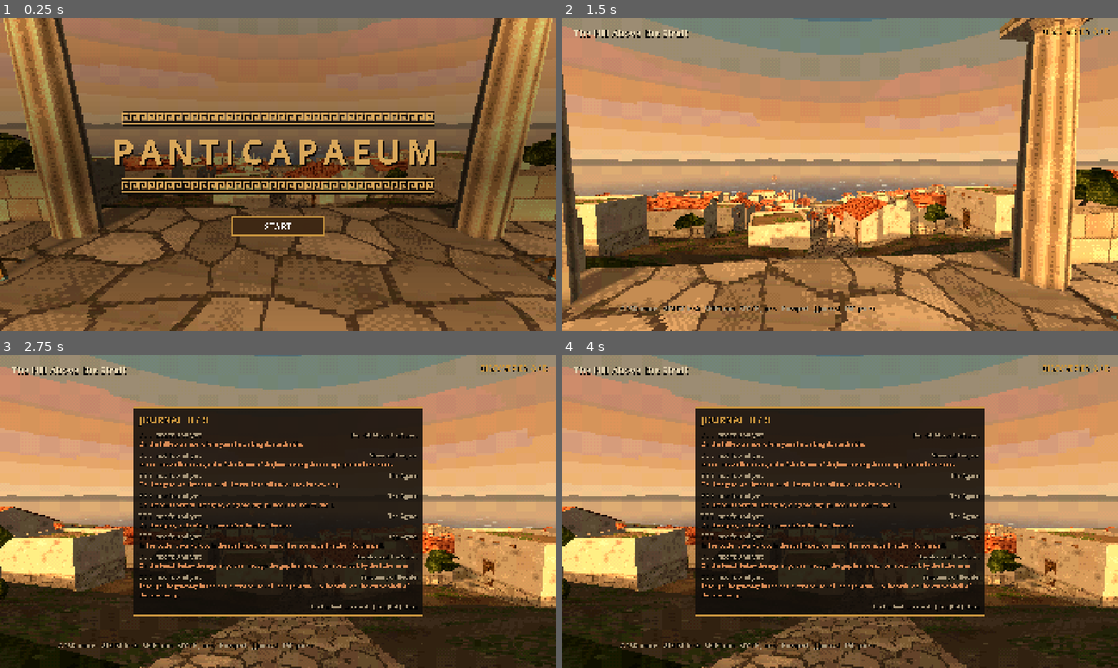
Above: before the commit, frames 1-4 (two rows, left to right).
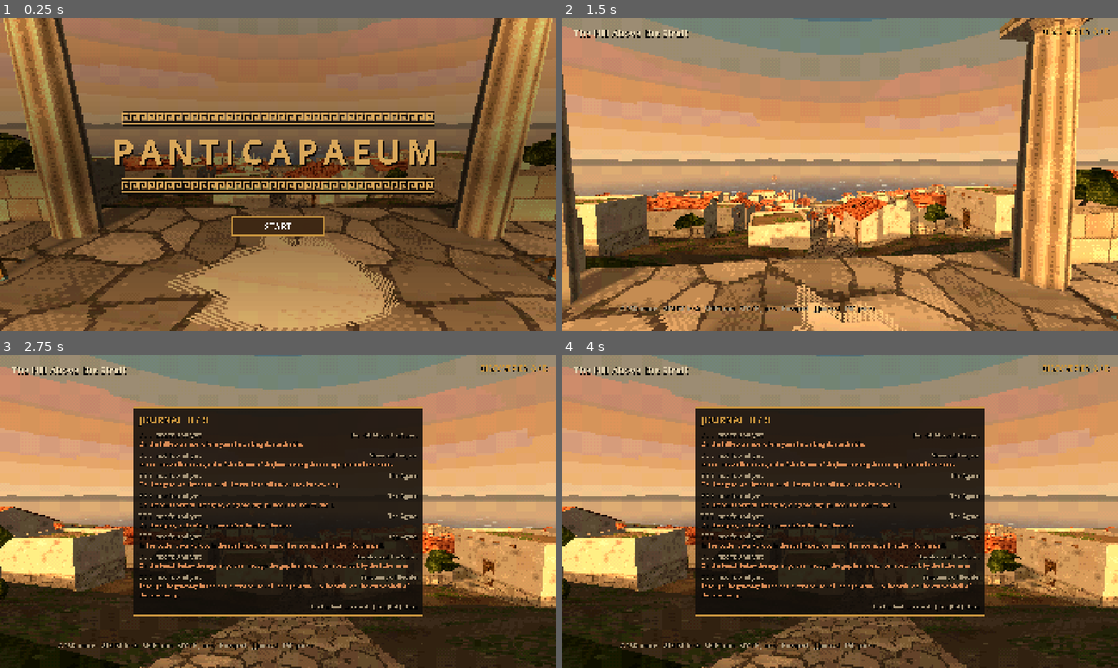
Above: after the commit, the same moments.

Repository: stadytady/metridat-game
Game: Godot game, scene res://scenes/main.tscn
Same seed, same stepped clock (60 frames per second), same inputs: the game is played once before the commit and once after it.
Inputs (mouse positions are in pixels of both pictures, inside the frame that each line leads up to):
- Up to frame 1 (0.25 s): no input
- Up to frame 2 (1.5 s): click "START" at 0.5 s; tap Enter (ui_accept) at 1.25 s; move the mouse to (867, 174) at 1.27 s; hold W (move_forward) from 1.28 s (still down); hold E (interact) from 1.28 s (still down); click (867, 174) at 1.42 s
- Up to frame 3 (2.75 s): keep holding W (move_forward); tap Space (jump) at 1.52, 1.82, 2.27, 2.57 s; move the mouse to (250, 511) at 2.02 s; release E (interact) at 2.03 s; tap J (journal) at 2.1 s
- Up to frame 4 (4 s): move the mouse to (895, 442) at 2.77 s; release W (move_forward) at 2.78 s; hold D (move_right) 2.78-3.5 s; hold Shift (sprint) 2.78-3.5 s; tap Enter (ui_accept) at 3.5 s; drag from (812, 574) to (673, 464) at 3.52 s

The runs differ from the first frame. In frame 1, 7.6% of the frame differs, in the area x 30-72%, y 47-100%; in frame 2, 1.8%; in frame 3, less than 0.1%; in frame 4, less than 0.1%.

Commit message:
Add signs of life: sherds, basket, missing tiles, wood chips, worn stone, washing, sleeping dog
Co-Authored-By: Claude Opus 5.5 <noreply@anthropic.com>
Claude-Session: https://claude.ai/code/session_01BeH1ytBbskbe7UWGtZWb5X

Diff:
--- /dev/null
+++ b/assets/materials/fur.tres
@@ -0,0 +1,11 @@
+[gd_resource type="ShaderMaterial" load_steps=3 format=3]
+
+[ext_resource type="Shader" path="res://assets/shaders/psx_lit.gdshader" id="1_s"]
+[ext_resource type="Texture2D" path="res://assets/textures/fur.png" id="2_t"]
+
+[resource]
+resource_name = "fur"
+shader = ExtResource("1_s")
+shader_parameter/albedo_tex = ExtResource("2_t")
+shader_parameter/tint = Color(1.0000, 1.0000, 1.0000, 1)
+shader_parameter/uv_scale = Vector2(2.0, 2.0)
--- /dev/null
+++ b/assets/materials/worn.tres
@@ -0,0 +1,11 @@
+[gd_resource type="ShaderMaterial" load_steps=3 format=3]
+
+[ext_resource type="Shader" path="res://assets/shaders/psx_cutout.gdshader" id="1_s"]
+[ext_resource type="Texture2D" path="res://assets/textures/worn.png" id="2_t"]
+
+[resource]
+resource_name = "worn"
+shader = ExtResource("1_s")
+shader_parameter/albedo_tex = ExtResource("2_t")
+shader_parameter/tint = Color(1.0000, 1.0000, 1.0000, 1)
+shader_parameter/uv_scale = Vector2(1.0, 1.0)
--- a/scenes/environment/world.tscn
+++ b/scenes/environment/world.tscn
@@ -18,6 +18,7 @@
 [ext_resource type="Script" path="res://scripts/world/fishing.gd" id="16_fishing"]
 [ext_resource type="Script" path="res://scripts/world/poultry.gd" id="17_poultry"]
 [ext_resource type="Script" path="res://scripts/world/dream.gd" id="18_dream"]
+[ext_resource type="Script" path="res://scripts/world/life.gd" id="19_life"]
 
 [node name="World" type="Node3D"]
 script = ExtResource("1_world")
@@ -64,6 +65,9 @@
 [node name="Dream" type="Node3D" parent="."]
 script = ExtResource("18_dream")
 
+[node name="Life" type="Node3D" parent="."]
+script = ExtResource("19_life")
+
 [node name="Lamps" type="Node3D" parent="."]
 script = ExtResource("14_lamps")
 
--- /dev/null
+++ b/scripts/npc/dog.gd
@@ -0,0 +1,76 @@
+class_name Dog
+extends Node3D
+## A dog asleep against a wall, curled up, built like the hens from rigid
+## boxes: it breathes and now and then twitches an ear (stepped at 15 fps,
+## PS1-style). No collider: it is never in the way. Faces -Z, head on its paws.
+
+var _parts := {}
+var _t := 0.0
+var _twitch_at := 3.0
+
+
+func _ready() -> void:
+	add_to_group(&"dog")
+	_t = randf() * 5.0
+	# Lying stretched out on its side-ish, head forward on the front paws:
+	# the silhouette (long body, head, pricked ears, legs) reads as a dog.
+	var body := _part("body", self, Vector3(0, 0.13, 0.05))
+	var k := MeshKit.new()
+	k.box("fur", Vector3(0, 0, 0), Vector3(0.28, 0.22, 0.6), [])  # ribcage and loin
+	k.box("fur", Vector3(0, 0.0, -0.33), Vector3(0.24, 0.2, 0.12), [])  # chest
+	k.box("fur", Vector3(0.14, -0.05, 0.22), Vector3(0.1, 0.16, 0.24), [])  # haunch
+	k.box("fur", Vector3(0.1, -0.11, 0.42), Vector3(0.22, 0.05, 0.08), [])  # hind paw tucked forward
+	k.box("fur", Vector3(-0.1, -0.06, 0.4), Vector3(0.05, 0.05, 0.3), [])  # tail laid along the side
+	_mesh(body, k)
+	var legs := MeshKit.new()
+	for s: float in [1.0, -1.0]:
+		legs.box("fur", Vector3(0.07 * s, 0.03, -0.55), Vector3(0.06, 0.06, 0.32), [])  # front legs stretched out
+	var lmi := MeshInstance3D.new()
+	lmi.mesh = legs.commit()
+	add_child(lmi)
+	var head := _part("head", self, Vector3(0, 0.15, -0.6))
+	var hk := MeshKit.new()
+	hk.box("fur", Vector3(0, 0, 0), Vector3(0.18, 0.15, 0.18), [])  # skull
+	hk.box("fur", Vector3(0, -0.035, -0.15), Vector3(0.1, 0.08, 0.14), [])  # muzzle resting on the paws
+	hk.box("dark", Vector3(0, -0.02, -0.225), Vector3(0.05, 0.04, 0.02), [])  # nose
+	hk.box("dark", Vector3(0.06, 0.025, -0.091), Vector3(0.04, 0.012, 0.01), [])  # closed eyes
+	hk.box("dark", Vector3(-0.06, 0.025, -0.091), Vector3(0.04, 0.012, 0.01), [])
+	_mesh(head, hk)
+	for s: float in [1.0, -1.0]:
+		var ear := _part("ear_l" if s < 0 else "ear_r", head, Vector3(0.06 * s, 0.075, 0.03))
+		var ek := MeshKit.new()
+		ek.box("fur", Vector3(0, 0.05, 0), Vector3(0.05, 0.1, 0.04), [])  # pricked
+		_mesh(ear, ek)
+
+
+func _part(name: String, parent: Node3D, pos: Vector3) -> Node3D:
+	var n := Node3D.new()
+	n.name = name
+	n.position = pos
+	parent.add_child(n)
+	_parts[name] = n
+	return n
+
+
+func _mesh(parent: Node3D, kit: MeshKit) -> void:
+	var mi := MeshInstance3D.new()
+	mi.mesh = kit.commit()
+	parent.add_child(mi)
+
+
+## Breath and ear at a stepped 15 fps: (body scale y, ear tilt in degrees).
+static func pose_at(t: float, twitch_at: float) -> Vector2:
+	var q := floorf(t * 15.0) / 15.0
+	var breath := 1.0 + 0.04 * sin(q * 2.2)
+	var since := q - twitch_at
+	var ear := 25.0 if since >= 0.0 and since < 0.2 else 0.0
+	return Vector2(breath, ear)
+
+
+func _process(delta: float) -> void:
+	_t += delta
+	if _t > _twitch_at + 0.4:
+		_twitch_at = _t + randf_range(3.0, 9.0)
+	var p := pose_at(_t, _twitch_at)
+	(_parts.body as Node3D).scale = Vector3(1, p.x, 1)
+	(_parts.ear_r as Node3D).rotation_degrees.x = -p.y
--- a/scripts/world/arch.gd
+++ b/scripts/world/arch.gd
@@ -30,6 +30,7 @@
 	if roof == "gable":
 		kit.xform = xf * Transform3D(Basis.IDENTITY, Vector3(0, h, -d / 2.0))
 		kit.gable_roof("roof", "plaster", w, d, minf(d * 0.22, 1.4), 0.4)
+		missing_tiles(kit, w, d, minf(d * 0.22, 1.4), 0.4, opts.get("missing_tiles", 0), opts.get("seed", 0))
 		kit.xform = xf
 	else:
 		for e: Array in [[Vector3(0, h + 0.15, -0.12), Vector3(w, 0.3, 0.24)], [Vector3(0, h + 0.15, -d + 0.12), Vector3(w, 0.3, 0.24)],
@@ -209,6 +210,35 @@
 	return [Vector3(-0.75, base, -0.1), Vector3(0.75, base, -0.1)] as Array[Vector3]
 
 
+## Gaps in the street-facing slope of a gable roof where tiles have slipped:
+## the battens show through. Same frame as gable_roof (ridge at y = h, z = 0,
+## the slope runs down to the eave at +z). Patches lie a hair above the tiles.
+static func missing_tiles(kit: MeshKit, w: float, d: float, h: float, overhang: float, count: int, seed: int) -> void:
+	if count <= 0:
+		return
+	var rng := RandomNumberGenerator.new()
+	rng.seed = seed
+	var hw := w / 2.0 + overhang
+	var od := d / 2.0 + overhang
+	var drop := -h * overhang / (d / 2.0)
+	var on_slope := func(u: float, v: float) -> Vector3:
+		# u across the roof (-1..1), v from the eave (0) to the ridge (1)
+		var p := Vector3(u * hw, lerpf(drop, h, v), lerpf(od, 0.0, v))
+		return p + Vector3(0, 0.03, 0.01)
+	for i in count:
+		var u := rng.randf_range(-0.7, 0.6)
+		var v := rng.randf_range(0.2, 0.7)
+		var du := rng.randf_range(0.35, 0.6) / hw
+		var dv := rng.randf_range(0.18, 0.3)
+		# the dark gap under the tiles, crossed by two pale battens
+		kit.quad("dark", on_slope.call(u, v), on_slope.call(u + du, v), on_slope.call(u + du, v + dv), on_slope.call(u, v + dv))
+		for b: float in [0.3, 0.7]:
+			var vb := v + dv * b
+			var lift := Vector3(0, 0.01, 0)
+			kit.quad("wood", on_slope.call(u, vb) + lift, on_slope.call(u + du, vb) + lift,
+					on_slope.call(u + du, vb + 0.035) + lift, on_slope.call(u, vb + 0.035) + lift)
+
+
 ## Stepped altar, fire on top. Local origin at ground center.
 static func altar(kit: MeshKit, xf: Transform3D) -> void:
 	kit.xform = xf
--- /dev/null
+++ b/scripts/world/life.gd
@@ -0,0 +1,149 @@
+extends District
+## Small signs that people live here: broken sherds on the street, a basket
+## forgotten by a wall, washing drying in a yard, a chopping block with chips
+## and a woodpile by the potter's kiln, stone worn pale by centuries of feet,
+## and a dog asleep by the stoa. Nothing here has a collider in anyone's way.
+
+const DOG := Vector3(12.9, Topo.AGORA_H, -4.6)  # against the stoa's west end
+## Where feet have worn the stone: [centre, size, yaw deg].
+const WORN := [
+	[Vector3(9.6, Topo.AGORA_H, 0.0), Vector2(2.6, 3.4), 0.0],  # where the street enters the agora
+	[Vector3(46.0, Topo.SANCT_H + 0.16, -26.15), Vector2(1.6, 0.26), 0.0],  # the temple's bottom step, before the door
+	[Vector3(-82.6, Topo.HILL_PLATFORM_TOP, 0.0), Vector2(2.2, 2.4), 0.0],  # the terrace's edge where the way down starts
+]
+
+var _cloths: Array[Node3D] = []
+var _t := 0.0
+
+
+## Stretches of the street paved as a smooth ramp (Arch.path builds stairs
+## only where it is steeper than Topo.STAIR_SLOPE): things lie on the paving
+## there instead of floating over a step.
+static func flat_street_x() -> Array[float]:
+	var out: Array[float] = []
+	var x := Topo.STREET[0].x + 4.0
+	while x < Topo.STREET[-1].x - 4.0:
+		if absf(Topo.street_height(x + 0.8) - Topo.street_height(x - 0.8)) / 1.6 < Topo.STAIR_SLOPE * 0.8:
+			out.append(x)
+			x += 9.0
+		else:
+			x += 0.5
+	return out
+
+
+static func street_edge(x: float, side: float, inset: float) -> Vector3:
+	var dz := Topo.street_z(x + 0.5) - Topo.street_z(x - 0.5)
+	var out := Vector3(-dz, 0, 1).normalized() * side
+	return Vector3(x, Topo.street_height(x), Topo.street_z(x)) + out * (Topo.STREET_HALF - inset)
+
+
+func _ready() -> void:
+	var rng := RandomNumberGenerator.new()
+	rng.seed = 2511
+	var kit := MeshKit.new()
+	var flats := flat_street_x()
+	for i in flats.size():
+		var x: float = flats[i]
+		_sherds(kit, rng, street_edge(x, 1.0 if i % 2 == 0 else -1.0, 0.45))
+	_sherds(kit, rng, Vector3(10.4, Topo.AGORA_H, 2.4))
+	if flats.size() > 1:
+		_basket(kit, street_edge(flats[1] + 2.0, -1.0, 0.3))
+	_worn(kit)
+	_woodpile(kit, rng)
+	add_child(kit.build("Life"))
+	_washing()
+	var dog := Dog.new()
+	dog.position = DOG
+	dog.scale = Vector3.ONE * 1.3  # a big yard dog, and readable at 640x360
+	dog.rotation.y = deg_to_rad(-100.0)  # along the stoa's end wall, head towards the square
+	add_child(dog)
+
+
+## A broken pot: a scatter of curved red sherds, one with a black-glazed face.
+func _sherds(kit: MeshKit, rng: RandomNumberGenerator, at: Vector3) -> void:
+	# big enough to read at 640x360: a hand-sized sherd is a few pixels
+	for i in rng.randi_range(7, 11):
+		var p := at + Vector3(rng.randf_range(-0.55, 0.55), 0.02, rng.randf_range(-0.4, 0.4))
+		kit.xform = Transform3D(Basis(Vector3.UP, rng.randf_range(0, TAU)) * Basis(Vector3.RIGHT, rng.randf_range(-0.3, 0.3)), p)
+		kit.box("clay" if i % 3 else "redfigure", Vector3.ZERO, Vector3(rng.randf_range(0.12, 0.24), 0.02, rng.randf_range(0.09, 0.17)), [])
+	kit.xform = Transform3D.IDENTITY
+
+
+func _basket(kit: MeshKit, at: Vector3) -> void:
+	kit.lathe("basket", PackedVector2Array([Vector2(0.16, 0.0), Vector2(0.21, 0.22), Vector2(0.22, 0.26)]), 8, at, 2.0, true, "basket")
+	kit.box("basket", at + Vector3(0, 0.36, 0), Vector3(0.36, 0.03, 0.03), [])  # handle
+	for s: float in [1.0, -1.0]:
+		kit.box("basket", at + Vector3(0.17 * s, 0.31, 0), Vector3(0.03, 0.1, 0.03), [])
+
+
+## Stone worn smooth: pale cut-out patches a hair above the paving.
+func _worn(kit: MeshKit) -> void:
+	for w: Array in WORN:
+		var c: Vector3 = w[0]
+		var size: Vector2 = w[1]
+		kit.xform = Transform3D(Basis(Vector3.UP, deg_to_rad(w[2])), c + Vector3(0, 0.012, 0))
+		var hx := size.x / 2.0
+		var hz := size.y / 2.0
+		kit.quad("worn", Vector3(-hx, 0, hz), Vector3(hx, 0, hz), Vector3(hx, 0, -hz), Vector3(-hx, 0, -hz),
+				PackedVector2Array([Vector2(0, 1), Vector2(1, 1), Vector2(1, 0), Vector2(0, 0)]))
+	kit.xform = Transform3D.IDENTITY
+
+
+## Firewood for the kiln: a stack of split logs, a chopping block with an axe
+## mark, and pale chips and shavings scattered round it.
+func _woodpile(kit: MeshKit, rng: RandomNumberGenerator) -> void:
+	var y := Topo.AGORA_H
+	var block := Vector3(19.5, y, 8.1)
+	kit.lathe("bark", PackedVector2Array([Vector2(0.22, 0.0), Vector2(0.21, 0.42)]), 7, block, 1.0, false, "wood", true)
+	kit.add_collider(block + Vector3(0, 0.21, 0), Vector3(0.44, 0.42, 0.44))
+	for i in 18:
+		var a := rng.randf_range(0, TAU)
+		var r := rng.randf_range(0.3, 0.9)
+		var p := block + Vector3(cos(a) * r, 0.01, sin(a) * r)
+		kit.xform = Transform3D(Basis(Vector3.UP, rng.randf_range(0, TAU)), p)
+		kit.box("wood", Vector3.ZERO, Vector3(rng.randf_range(0.05, 0.14), 0.012, rng.randf_range(0.02, 0.05)), [])
+	kit.xform = Transform3D.IDENTITY
+	# split logs stacked against the shed's back wall, east of the kiln
+	var base := Vector3(19.6, y, 10.0)
+	for row in 3:
+		for i in 4 - row:
+			var p := base + Vector3((i - (3 - row) / 2.0) * 0.24, 0.11 + row * 0.19, 0)
+			kit.xform = Transform3D(Basis(Vector3.RIGHT, PI / 2.0), p)
+			kit.lathe("bark", PackedVector2Array([Vector2(0.1, -0.45), Vector2(0.1, 0.45)]), 5, Vector3.ZERO, 1.0, false, "wood", true)
+	kit.xform = Transform3D.IDENTITY
+	kit.add_collider(base + Vector3(0, 0.3, 0), Vector3(1.0, 0.6, 0.9))
+
+
+## Washing on a line across the second courtyard on the street, stirring a little.
+func _washing() -> void:
+	var street: Node = get_parent().get_node_or_null("Street")
+	if street == null or street.courtyards.size() < 2:
+		return
+	var xf: Transform3D = street.courtyards[1]
+	var line := MeshKit.new()
+	line.xform = xf
+	for sx: float in [-1.9, 1.9]:
+		line.box("wood", Vector3(sx, 1.0, -3.2), Vector3(0.08, 2.0, 0.08), ["bottom"])
+	line.box("dark", Vector3(0, 1.92, -3.2), Vector3(3.8, 0.02, 0.02), [])
+	add_child(line.build("WashingLine"))
+	var mats := ["chiton", "cloth", "chiton_dark"]
+	for i in 3:
+		var pivot := Node3D.new()
+		pivot.transform = xf * Transform3D(Basis.IDENTITY, Vector3(-1.2 + i * 1.2, 1.92, -3.2))
+		add_child(pivot)
+		var k := MeshKit.new()
+		var w := 0.45 + 0.1 * (i % 2)
+		var h := 0.9 - 0.15 * i
+		k.quad(mats[i], Vector3(-w, -h, 0), Vector3(w, -h, 0), Vector3(w, 0, 0), Vector3(-w, 0, 0))
+		k.quad(mats[i], Vector3(w, -h, 0), Vector3(-w, -h, 0), Vector3(-w, 0, 0), Vector3(w, 0, 0))
+		var mi := MeshInstance3D.new()
+		mi.mesh = k.commit()
+		pivot.add_child(mi)
+		_cloths.append(pivot)
+
+
+func _process(delta: float) -> void:
+	_t += delta
+	var q := floorf(_t * 15.0) / 15.0
+	for i in _cloths.size():
+		_cloths[i].rotation.x = sin(q * 1.3 + i * 1.7) * 0.12
--- a/scripts/world/street.gd
+++ b/scripts/world/street.gd
@@ -58,6 +58,10 @@
 				"roof": "gable" if rng.randf() < 0.72 else "flat",
 				"door": rng.randf() < 0.85,
 				"door_x": rng.randf_range(-w / 2.0 + 1.0, w / 2.0 - 1.0),
+				# a few slipped tiles on some roofs; seeded by the house's place, not the
+				# street's rng, so nothing else on the street moves
+				"missing_tiles": 2 if int(absf(cx) * 7.0) % 3 == 0 else 0,
+				"seed": int(cx * 100.0),
 				"windows": rng.randi_range(0, 2),
 			})
 		x += w + (rng.randf_range(0.0, 1.4) if rng.randf() < 0.35 else 0.0)
--- /dev/null
+++ b/tests/test_life.gd
@@ -0,0 +1,34 @@
+extends "res://tests/test_case.gd"
+## Signs of life: things lying on the street sit on smooth paving (no stairs), worn stone
+## lies on the floor it wears, the dog breathes at a stepped 15 fps, and some
+## roofs miss tiles while the street's layout is unchanged.
+
+const L := preload("res://scripts/world/life.gd")
+
+
+func test_street_litter_lies_on_flat_paving() -> void:
+	var xs: Array[float] = L.flat_street_x()
+	check(xs.size() >= 3, "too few flat stretches: %d" % xs.size())
+	for x in xs:
+		var slope := absf(Topo.street_height(x + 0.8) - Topo.street_height(x - 0.8)) / 1.6
+		check(slope < Topo.STAIR_SLOPE, "x %.1f is on a stair (slope %.2f)" % [x, slope])
+		var p: Vector3 = L.street_edge(x, 1.0, 0.45)
+		check(absf(p.z - Topo.street_z(x)) < Topo.STREET_HALF, "litter off the paving at x %.1f" % x)
+
+
+func test_worn_patches_lie_on_their_floors() -> void:
+	for w: Array in L.WORN:
+		var c: Vector3 = w[0]
+		var floor_y := Topo.surface(c.x, c.z)
+		# the temple step stands on the terrace: 0.16 above it
+		check(c.y >= floor_y - 0.01 and c.y <= floor_y + 0.2, "worn patch at %s floats or sinks (floor %.2f)" % [c, floor_y])
+
+
+func test_dog_breathes_stepped() -> void:
+	var a := Dog.pose_at(1.0 + 0.2 / 15.0, -10.0)
+	check(a == Dog.pose_at(1.0 + 0.7 / 15.0, -10.0), "changes within one 15 fps step")
+	var moved := false
+	for i in 30:
+		moved = moved or Dog.pose_at(1.0 + (i + 0.5) / 15.0, -10.0) != a
+	check(moved, "the dog does not breathe")
+	check(Dog.pose_at(5.05, 5.0).y > 0.0 and Dog.pose_at(5.5, 5.0).y == 0.0, "ear twitches briefly")
Binary file added: assets/textures/fur.png
Not shown, added: assets/textures/fur.png.import
Binary file added: assets/textures/worn.png
Not shown, added: assets/textures/worn.png.import
Not shown: 1 places in scenes/environment/world.tscn that only renumber resources
Not shown, added: scripts/npc/dog.gd.uid
Not shown, added: scripts/world/life.gd.uid
Not shown, added: tests/test_life.gd.uid
